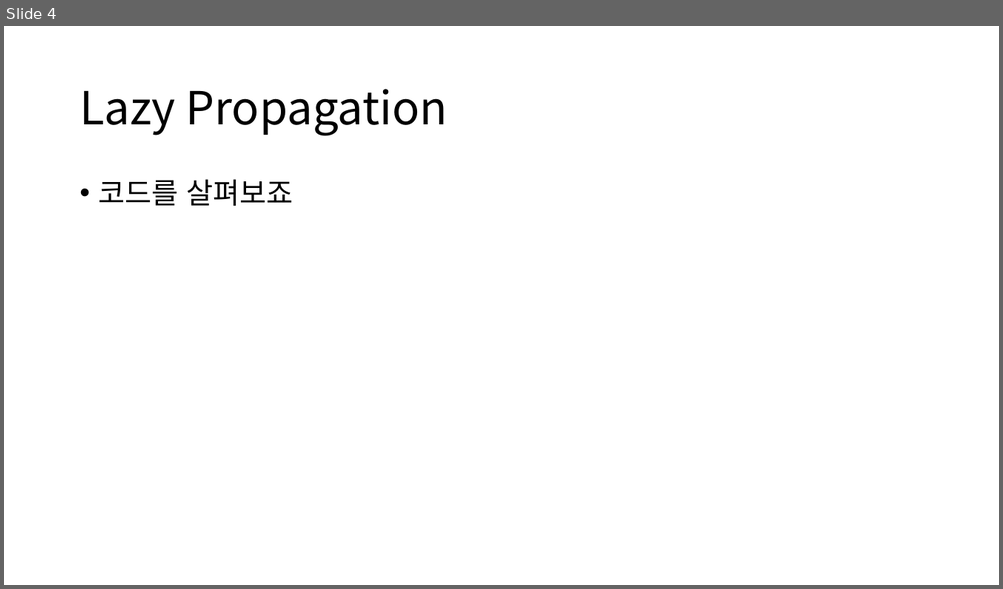
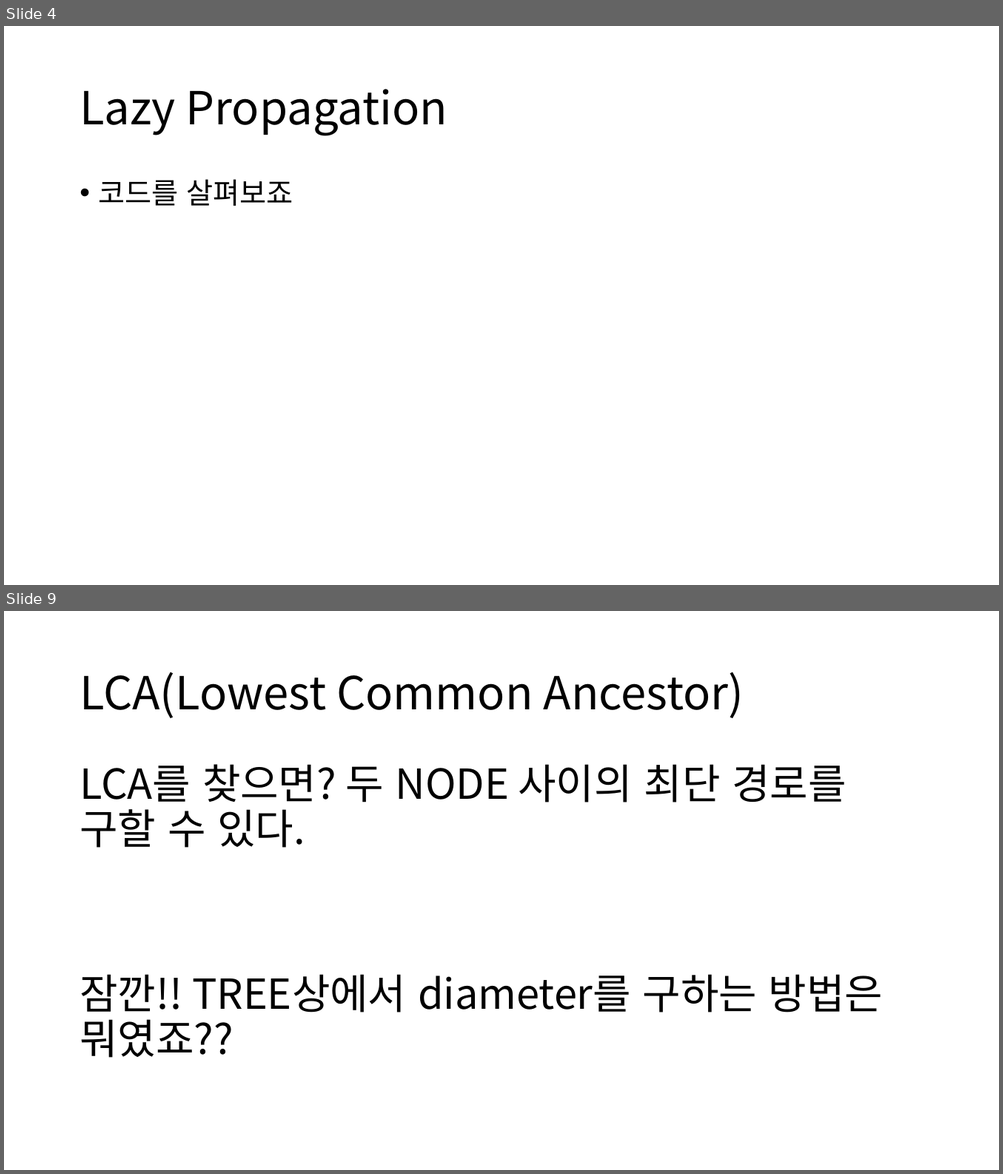
Before and after one commit to ALGOSOPT/algosopt, a slide deck: Chapter24/Lazy Propagation and LCA.pptx. Shown one above the other, each under a label of ours: slide 4 before the commit, slides 4 and 9 after it; the slides between them are not shown. The pictures are 1003x589 and 1003x1174 pixels, drawn with LibreOffice and Linux fonts; fonts in the diff are those of the drawing. Boxes give left, top, right and bottom in pixels: in the first picture for what was removed or moved away, otherwise in the second. Text is boxed around its words. In the diff, an @@ line names an element or a change of style, - is before the commit and + after.

```diff
--- a/Chapter24/Lazy Propagation and LCA.pptx
+++ b/Chapter24/Lazy Propagation and LCA.pptx
@@ slide 9 added at [4,611,999,1170], background #FFFFFF @@
@@ title added at [79,672,744,718], 44 pt, text #000000 @@
+LCA(Lowest Common Ancestor)
@@ text added at [79,764,882,1058], 40 pt, text #000000 @@
+LCA를 찾으면? 두 NODE 사이의 최단 경로를 구할 수 있다.
+잠깐!! TREE상에서 diameter를 구하는 방법은 뭐였죠??
```
Also in this commit, not shown: 1 slide changed, 15 other slides added, 2 slides removed, 2 other files.
